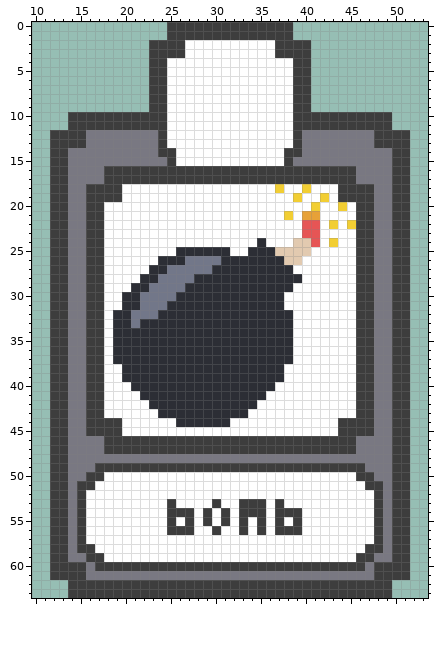
A pixel-art sprite gets an edit: src/images/card-bomb.png. The picture above was drawn from the file before the commit.
The file is 64x64 pixels. Shown: x 10..53, y 0..63.
And afterwards:
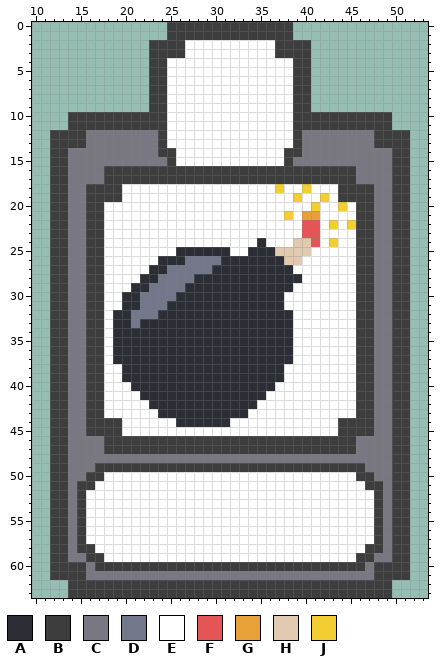
Palette (. is transparent): A #2c2e35  B #3d3d3d  C #797882  D #727789  E #ffffff  F #e65555  G #e7a138  H #e2cab0  J #f2ce33
Author's note on the commit: BIG improve for card creation
Change:
Changed rows in their new state; - is an unchanged pixel.
first column x 25:
53 E----E--EEE-E--
54 EEE-E-E-EEE-EEE
55 E-E-E-E-E-E-E-E
56 EEE--E--E-E-EEE
